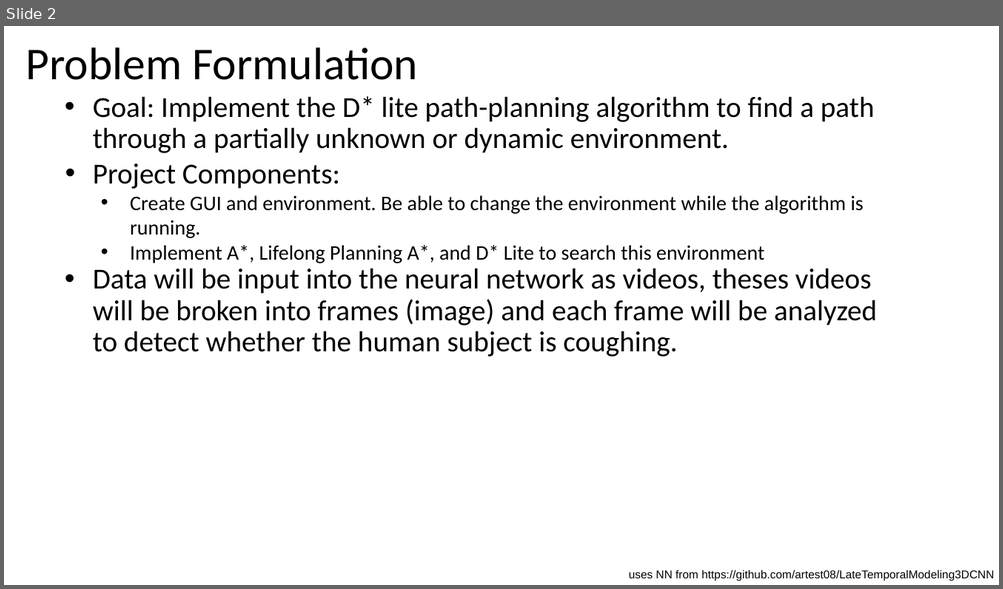
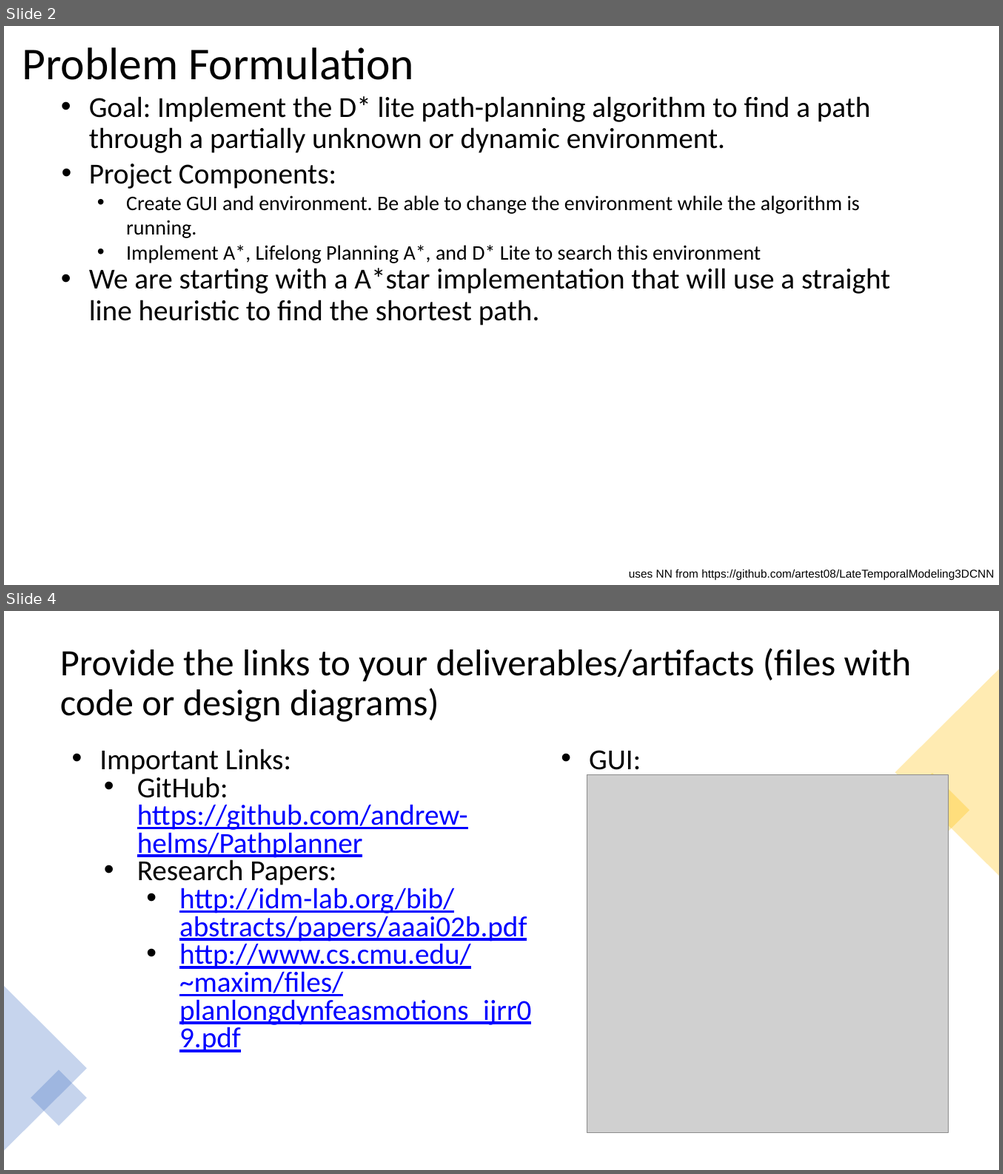
Before and after one commit to andrew-helms/Pathplanner, a slide deck: Project check-in 1.pptx. Shown one above the other, each under a label of ours: slide 2 before the commit, slides 2 and 4 after it; the slides between them are not shown. The pictures are 1003x589 and 1003x1174 pixels, drawn with LibreOffice and Linux fonts; fonts in the diff are those of the drawing; grey boxes stand for pictures. Boxes give left, top, right and bottom in pixels: in the first picture for what was removed or moved away, otherwise in the second. Text is boxed around its words. In the diff, an @@ line names an element or a change of style, - is before the commit and + after.

```diff
--- a/Project check-in 1.pptx
+++ b/Project check-in 1.pptx
@@ slide 4 added at (4,611,999,1170), background #FFFFFF @@
@@ title added at (60,648,911,722), 36 pt, text #000000 @@
+Provide the links to your deliverables/artifacts (files with code or design diagrams)
@@ triangle added at (895,669,999,876), fill #FFC000 at 30% opacity @@
@@ text added at (99,749,531,1053), 28 pt, text #0000FF, underline @@
+• Important Links:
+  • GitHub: https://github.com/andrew-helms/Pathplanner
+  • Research Papers:
+    • http://idm-lab.org/bib/abstracts/papers/aaai02b.pdf
+    • http://www.cs.cmu.edu/~maxim/files/planlongdynfeasmotions_ijrr09.pdf
@@ text added at (589,750,640,777), 28 pt, text #000000 @@
+• GUI:
@@ picture added at (587,775,948,1133) @@
@@ rectangle added at (895,773,970,848), fill #FFC000 at 30% opacity @@
@@ triangle added at (4,986,87,1151), fill #4472C4 at 30% opacity @@
@@ rectangle added at (31,1070,87,1126), fill #4472C4 at 30% opacity @@
@@ slide 2 changed as well @@
@@ title "Problem Formulation": place and size @@
-title "Problem Formulation" at (25,47,418,80)
+title "Problem Formulation" at (22,47,414,80)
@@ text at (89,268,890,326): text changed @@
-• Data will be input into the neural network as videos, theses videos will be broken into frames (image) and each frame will be analyzed to detect whether the human subject is coughing.
+• We are starting with a A*star implementation that will use a straight line heuristic to find the shortest path.
```
Also in this commit, not shown: 1 other slide changed, 1 other slide added, 2 slides removed, 37 other files.
